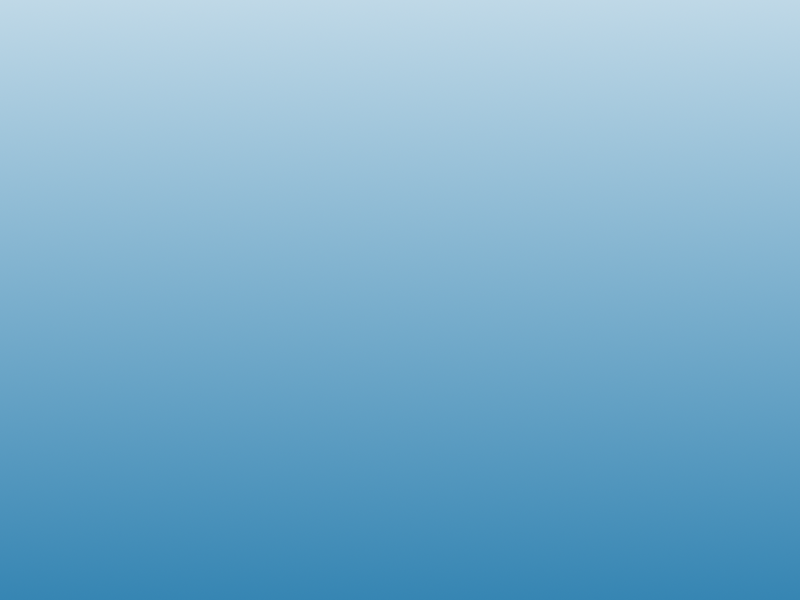
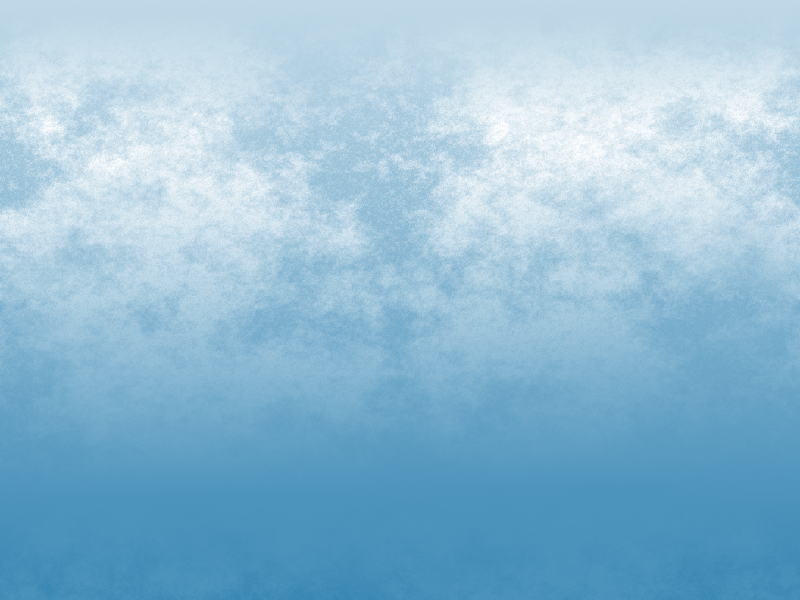
Layers edited between the first and the second 800x600 image:
added layer "Layer" above "Background" over 0, 16, 800, 600
